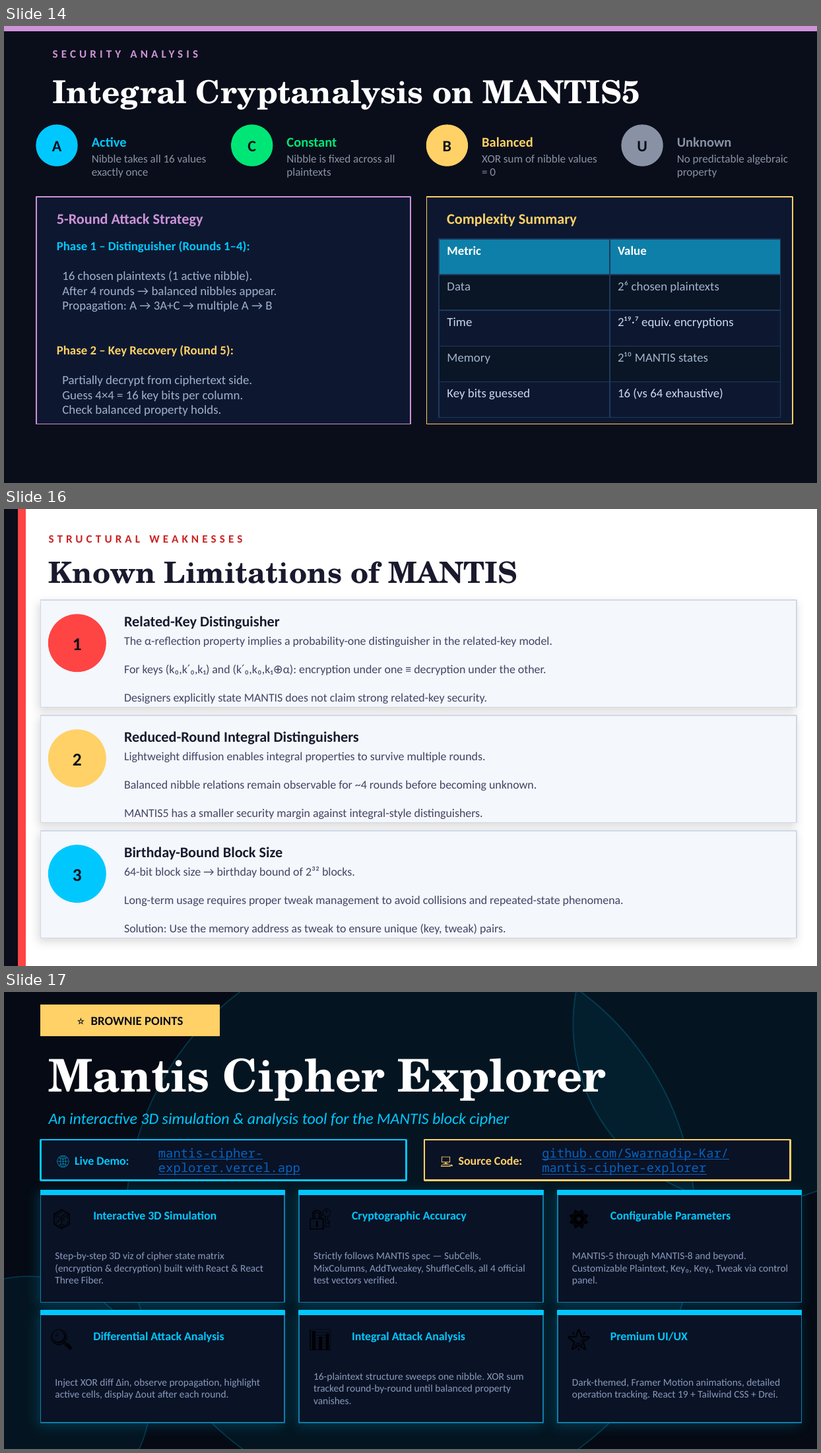
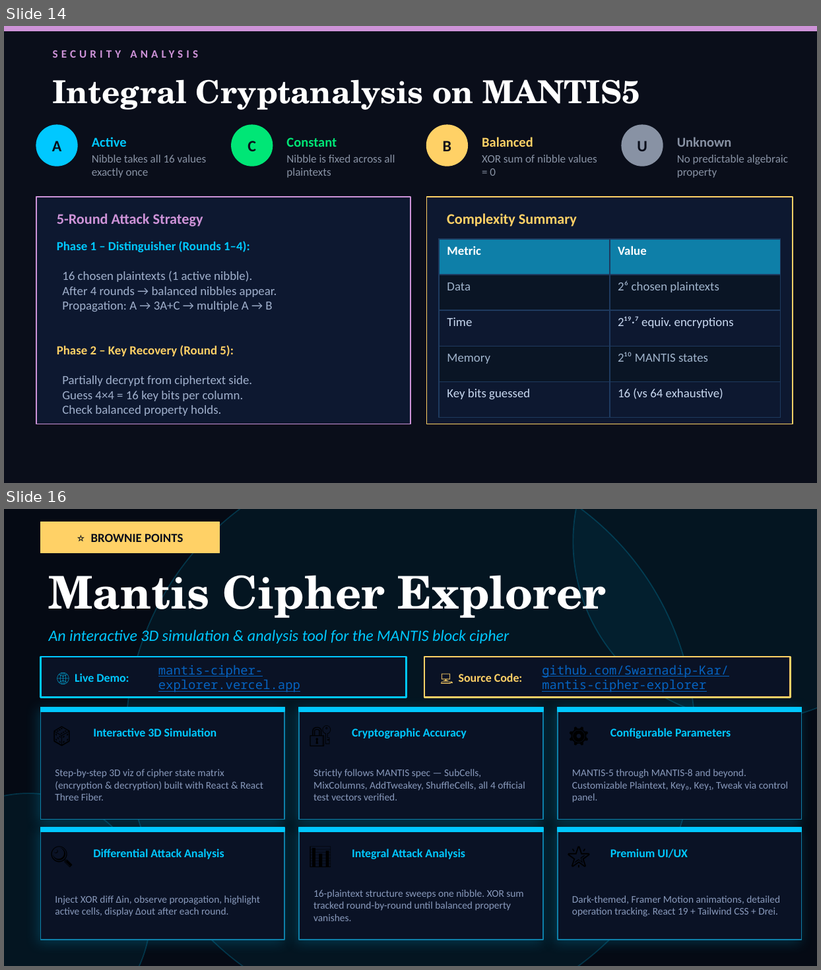
Before and after one commit to Swarnadip-Kar/mantis-cipher-explorer, a slide deck: Paper and Presentation/MANTIS_Presentation (3).pptx. Shown one above the other, each under a label of ours: slides 14, 16 and 17 before the commit, slides 14 and 16 after it; the slides between them are not shown. The pictures are 821x1453 and 821x970 pixels, drawn with LibreOffice and Linux fonts; fonts in the diff are those of the drawing. Boxes give left, top, right and bottom in pixels: in the first picture for what was removed or moved away, otherwise in the second. Text is boxed around its words. In the diff, an @@ line names an element or a change of style, - is before the commit and + after.

Commit message:
Updated Presentation v2

```diff
--- a/Paper and Presentation/MANTIS_Presentation (3).pptx
+++ b/Paper and Presentation/MANTIS_Presentation (3).pptx
@@ slide 16 removed at (4, 509, 817, 966), background #FFFFFF @@
@@ rectangle removed at (4, 509, 19, 966) @@
@@ rectangle removed at (19, 509, 25, 966) @@
@@ text removed at (49, 535, 242, 543) @@
-STRUCTURAL WEAKNESSES
@@ text removed at (49, 561, 517, 584) @@
-Known Limitations of MANTIS
@@ rectangle removed at (40, 600, 797, 708) @@
@@ ellipse removed at (49, 615, 106, 671) @@
@@ text removed at (124, 616, 280, 629) @@
-Related-Key Distinguisher
@@ text removed at (73, 638, 82, 650) @@
-1
@@ text removed at (124, 636, 553, 704) @@
-The α-reflection property implies a probability-one distinguisher in the related-key model.
-For keys (k₀,k′₀,k₁) and (k′₀,k₀,k₁⊕α): encryption under one ≡ decryption under the other.
-Designers explicitly state MANTIS does not claim strong related-key security.
@@ rectangle removed at (40, 716, 797, 823) @@
@@ ellipse removed at (49, 730, 106, 787) @@
@@ text removed at (124, 731, 359, 745) @@
-Reduced-Round Integral Distinguishers
@@ text removed at (73, 754, 82, 766) @@
-2
@@ text removed at (124, 752, 537, 819) @@
-Lightweight diffusion enables integral properties to survive multiple rounds.
-Balanced nibble relations remain observable for ~4 rounds before becoming unknown.
-MANTIS5 has a smaller security margin against integral-style distinguishers.
@@ rectangle removed at (40, 831, 797, 938) @@
@@ ellipse removed at (49, 846, 106, 902) @@
@@ text removed at (124, 847, 283, 860) @@
-Birthday-Bound Block Size
@@ text removed at (73, 869, 82, 881) @@
-3
@@ text removed at (124, 867, 624, 935) @@
-64-bit block size → birthday bound of 2³² blocks.
-Long-term usage requires proper tweak management to avoid collisions and repeated-state phenomena.
-Solution: Use the memory address as tweak to ensure unique (key, tweak) pairs.
@@ what was slide 17 is now slide 16 @@
```
